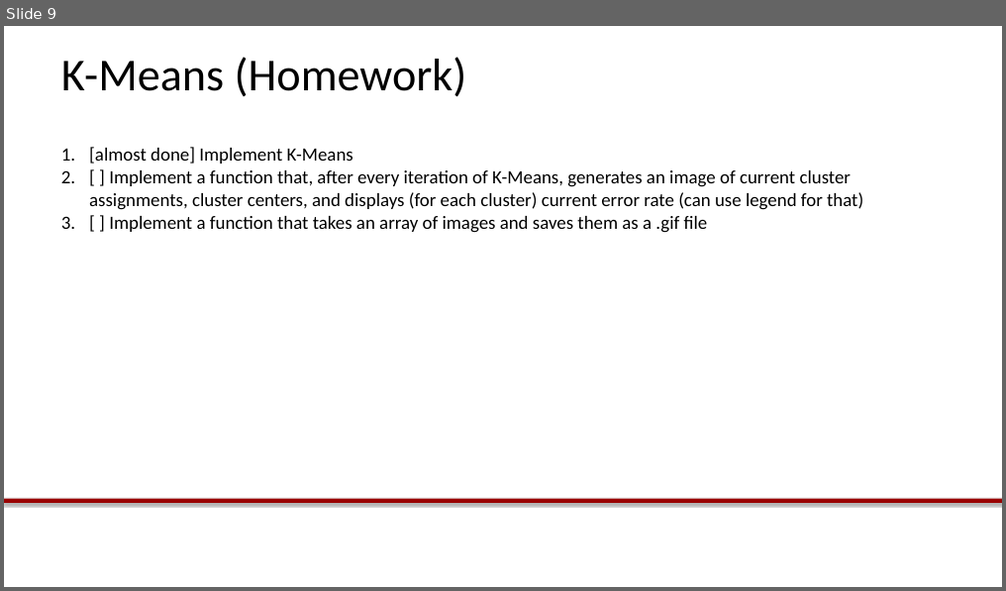
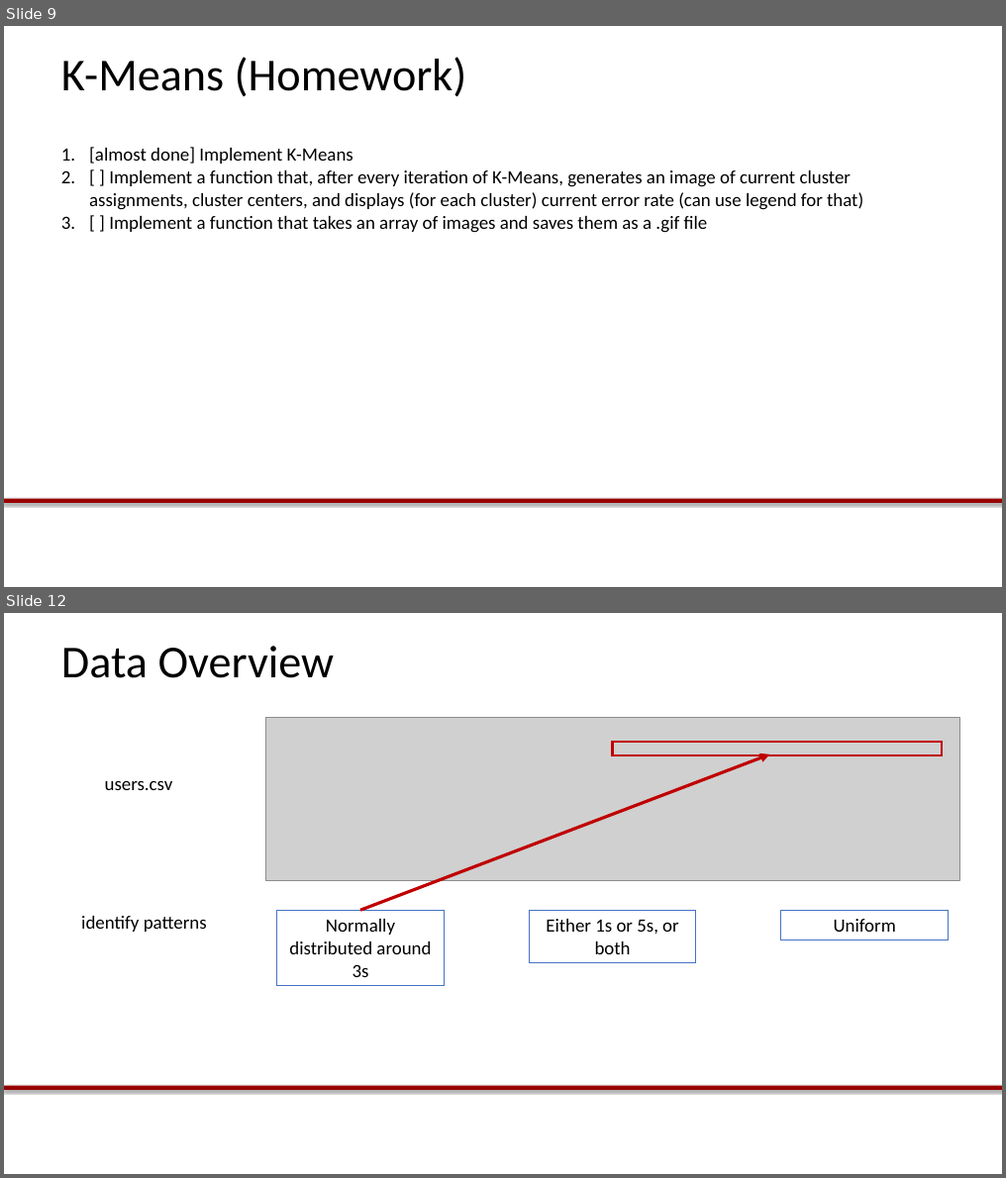
Before and after one commit to dnfeldman/soongsil, a slide deck: Lab1.pptx. Shown one above the other, each under a label of ours: slide 9 before the commit, slides 9 and 12 after it; the slides between them are not shown. The pictures are 1006x591 and 1006x1178 pixels, drawn with LibreOffice and Linux fonts; fonts in the diff are those of the drawing; grey boxes stand for pictures; background and template pictures are left out. Boxes give left, top, right and bottom in pixels: in the first picture for what was removed or moved away, otherwise in the second. Text is boxed around its words. In the diff, an @@ line names an element or a change of style, - is before the commit and + after.

```diff
--- a/Lab1.pptx
+++ b/Lab1.pptx
@@ slide 12 added at [4,613,1002,1174], background #FFFFFF; not listed: 1 template element that a slide beside it also shows @@
@@ title added at [61,646,335,678], 44 pt, text #000000 @@
+Data Overview
@@ picture added at [265,718,960,881] @@
@@ arrow added from (360, 910) to (770, 755), #C00000 3 pt @@
@@ rectangle added at [613,742,942,756], outline #C00000 2.25 pt @@
@@ text added at [105,781,173,790], 18 pt, text #000000 @@
+users.csv
@@ text added at [81,916,207,932], 18 pt, text #000000 @@
+identify patterns
@@ rectangle added at [277,910,445,986], outline #4472C4 0.75 pt, 18 pt, text #000000 @@
+Normally distributed around 3s
@@ rectangle added at [529,910,696,963], outline #4472C4 0.75 pt, 18 pt, text #000000 @@
+Either 1s or 5s, or both
@@ rectangle added at [781,910,948,940], outline #4472C4 0.75 pt, 18 pt, text #000000 @@
+Uniform
```
Also in this commit, not shown: 6 other slides added.
